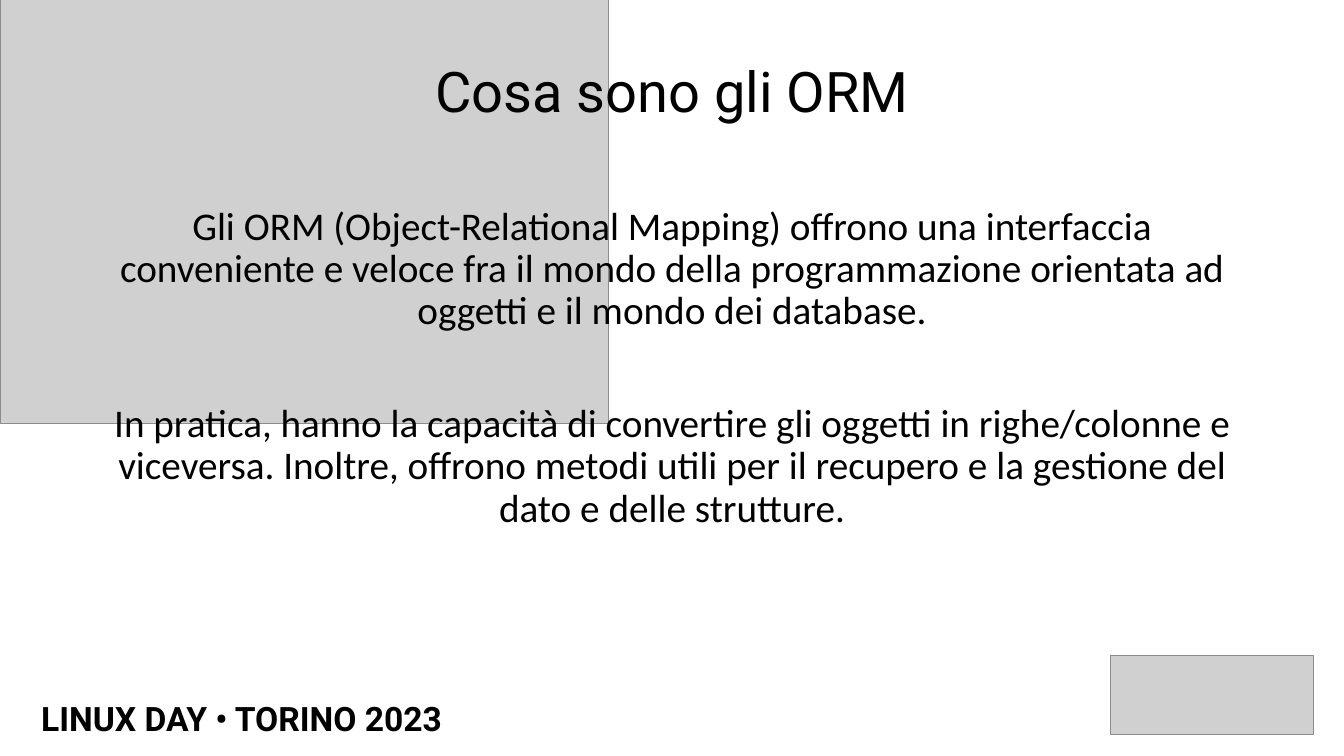
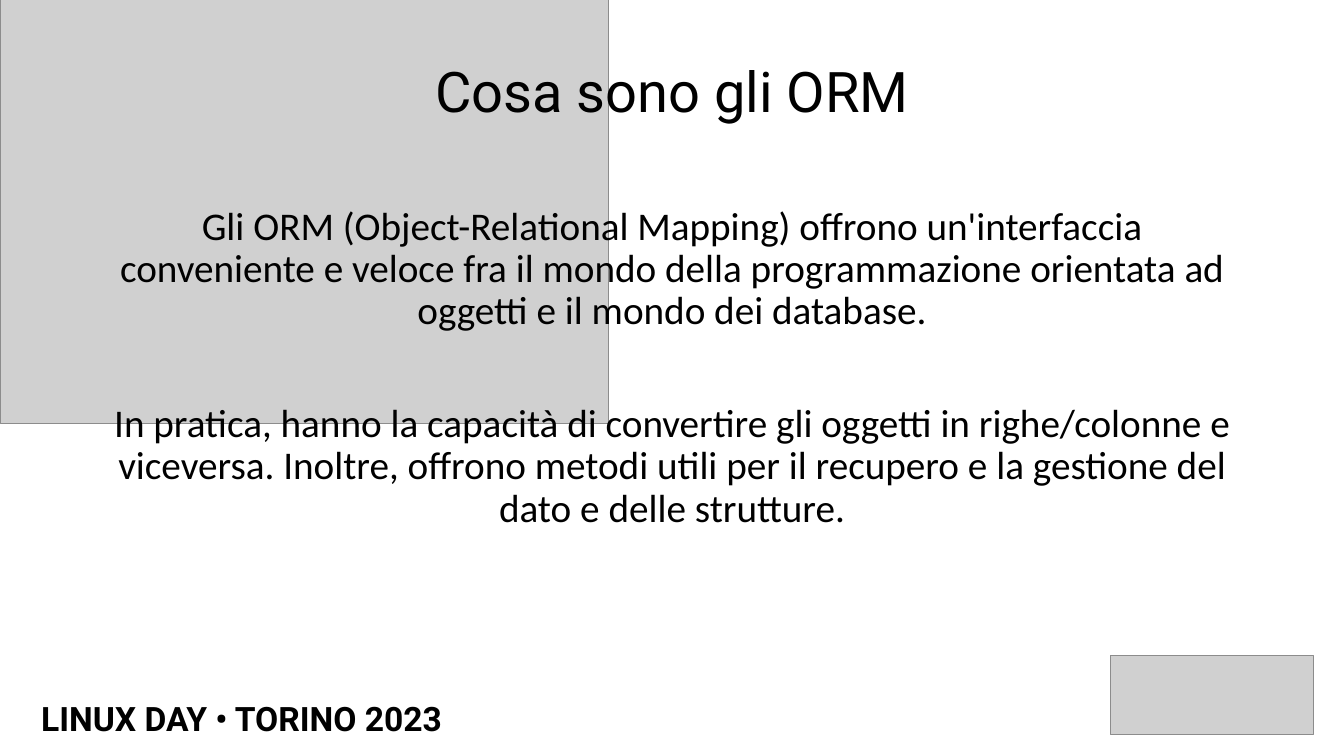
Before and after one commit to volcanicminds/linuxday-torino-2023, a slide deck: slide 12 of LINUX DAY - TORINO 2023 - Postgres Primi passi tramite ORM.pptx. Drawn at 1344x756 pixels with LibreOffice and Linux fonts; fonts in the diff are those of the drawing; grey boxes stand for pictures. Boxes give left, top, right and bottom in pixels: in the first picture for what was removed or moved away, otherwise in the second. Text is boxed around its words. In the diff, an @@ line names an element or a change of style, - is before the commit and + after.

```diff
--- a/LINUX DAY - TORINO 2023 - Postgres Primi passi tramite ORM.pptx
+++ b/LINUX DAY - TORINO 2023 - Postgres Primi passi tramite ORM.pptx
@@ text at bbox=[120, 207, 1224, 335]: text changed @@
-Gli ORM (Object-Relational Mapping) offrono una interfaccia conveniente e veloce fra il mondo della programmazione orientata ad oggetti e il mondo dei database.
+Gli ORM (Object-Relational Mapping) offrono un'interfaccia conveniente e veloce fra il mondo della programmazione orientata ad oggetti e il mondo dei database.
```
Also in this commit, not shown: 9 other slides changed, 1 slide added, 2 other files.
